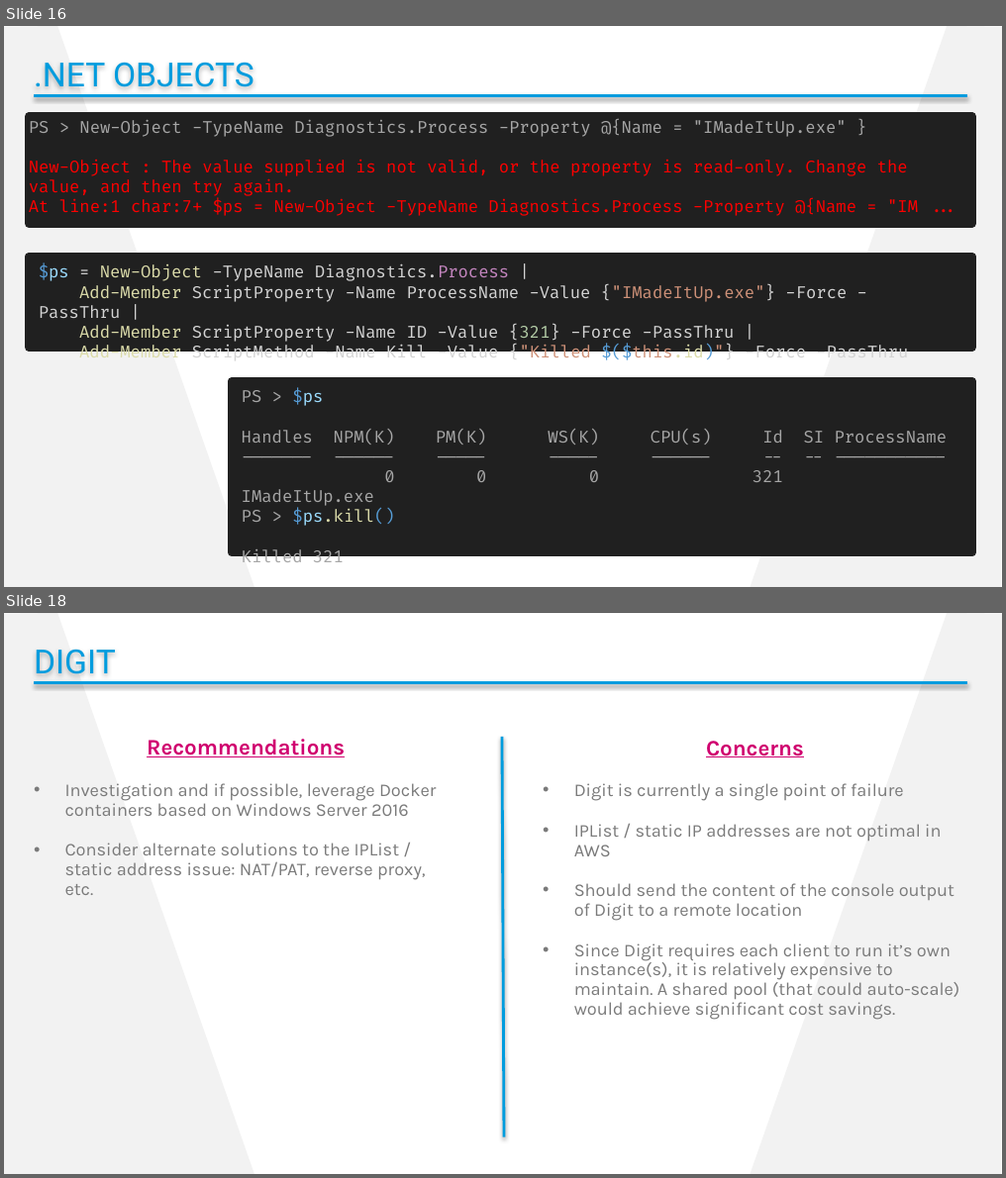
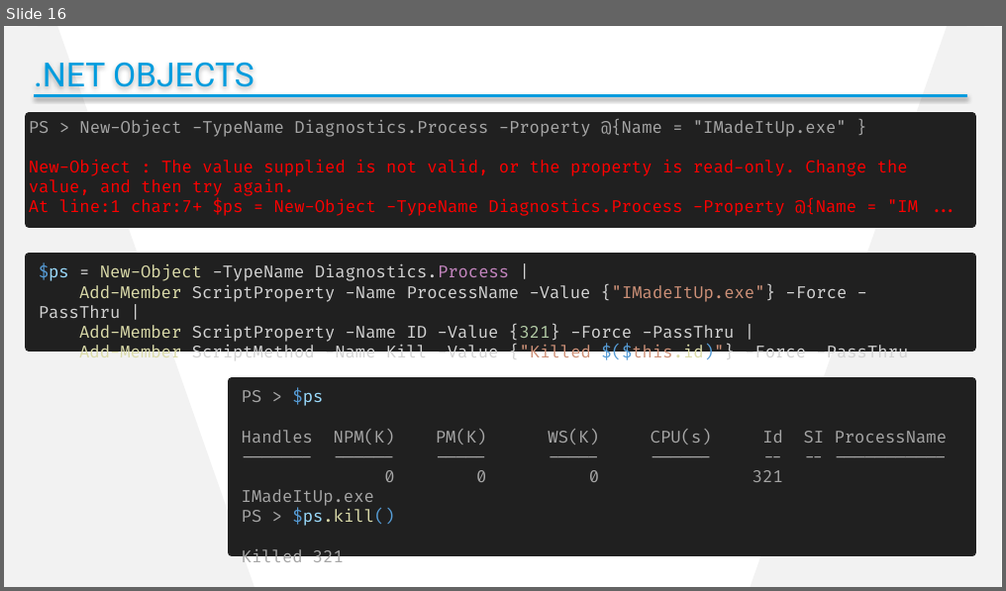
Before and after one commit to cdhunt/pssummit2017-mocking, a slide deck: Summit2017_Mocking.pptx. Shown one above the other, each under a label of ours: slides 16 and 18 before the commit, slide 16 after it; the slides between them are not shown. The pictures are 1006x1178 and 1006x591 pixels, drawn with LibreOffice and Linux fonts; fonts in the diff are those of the drawing; background and template pictures are left out. Boxes give left, top, right and bottom in pixels: in the first picture for what was removed or moved away, otherwise in the second. Text is boxed around its words. In the diff, an @@ line names an element or a change of style, - is before the commit and + after.

```diff
--- a/Summit2017_Mocking.pptx
+++ b/Summit2017_Mocking.pptx
@@ slide 18 removed at [4, 613, 1002, 1174], background #FFFFFF; not listed: 2 template elements that a slide beside it also shows @@
@@ text removed at [34, 650, 116, 674] @@
-DIGIT
@@ line removed from (34, 683) to (967, 683) @@
@@ text removed at [65, 739, 436, 895] @@
-Recommendations
-• Investigation and if possible, leverage Docker containers based on Windows Server 2016
-• Consider alternate solutions to the IPList / static address issue: NAT/PAT, reverse proxy, etc.
@@ line removed from (502, 737) to (504, 1138) @@
@@ text removed at [574, 741, 960, 1020] @@
-Concerns
-• Digit is currently a single point of failure
-• IPList / static IP addresses are not optimal in AWS
-• Should send the content of the console output of Digit to a remote location
-• Since Digit requires each client to run it’s own instance(s), it is relatively expensive to maintain. A shared pool (that could auto-scale) would achieve significant cost savings.
```
Also in this commit, not shown: 7 slides changed, 3 other slides removed.
